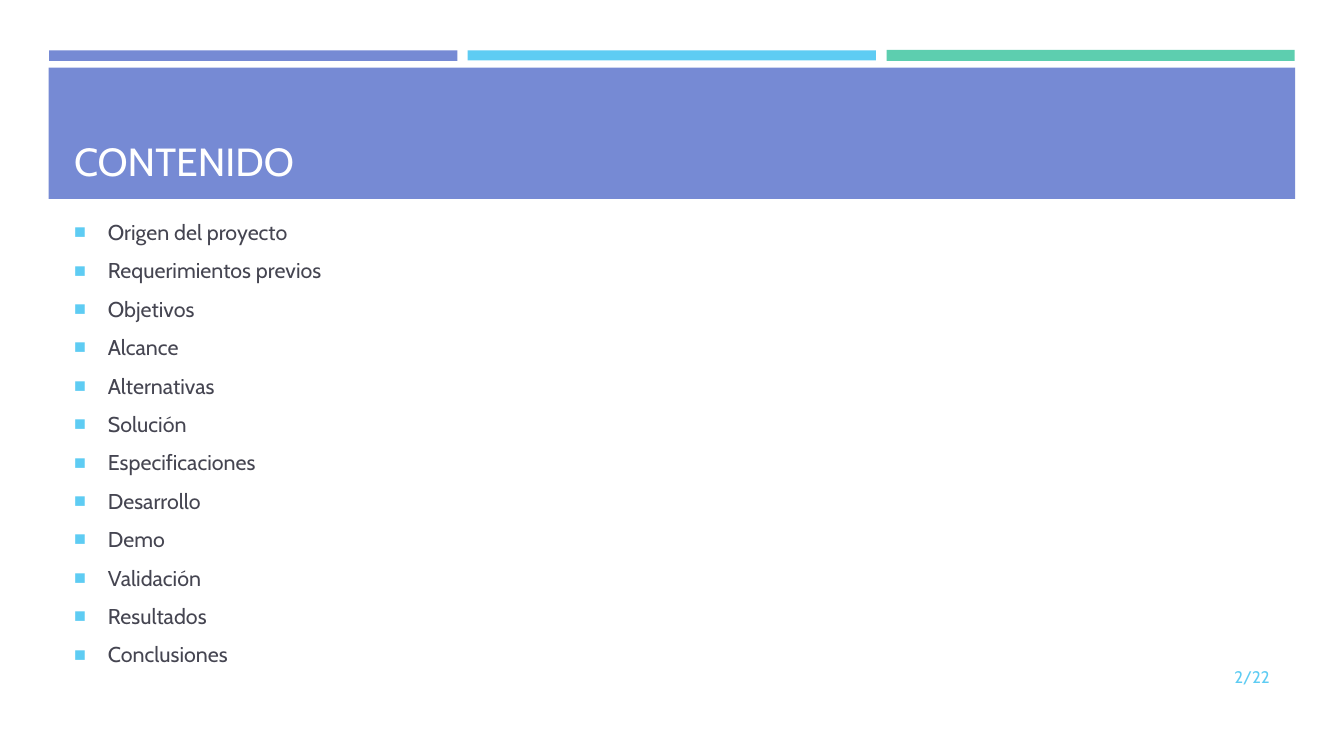
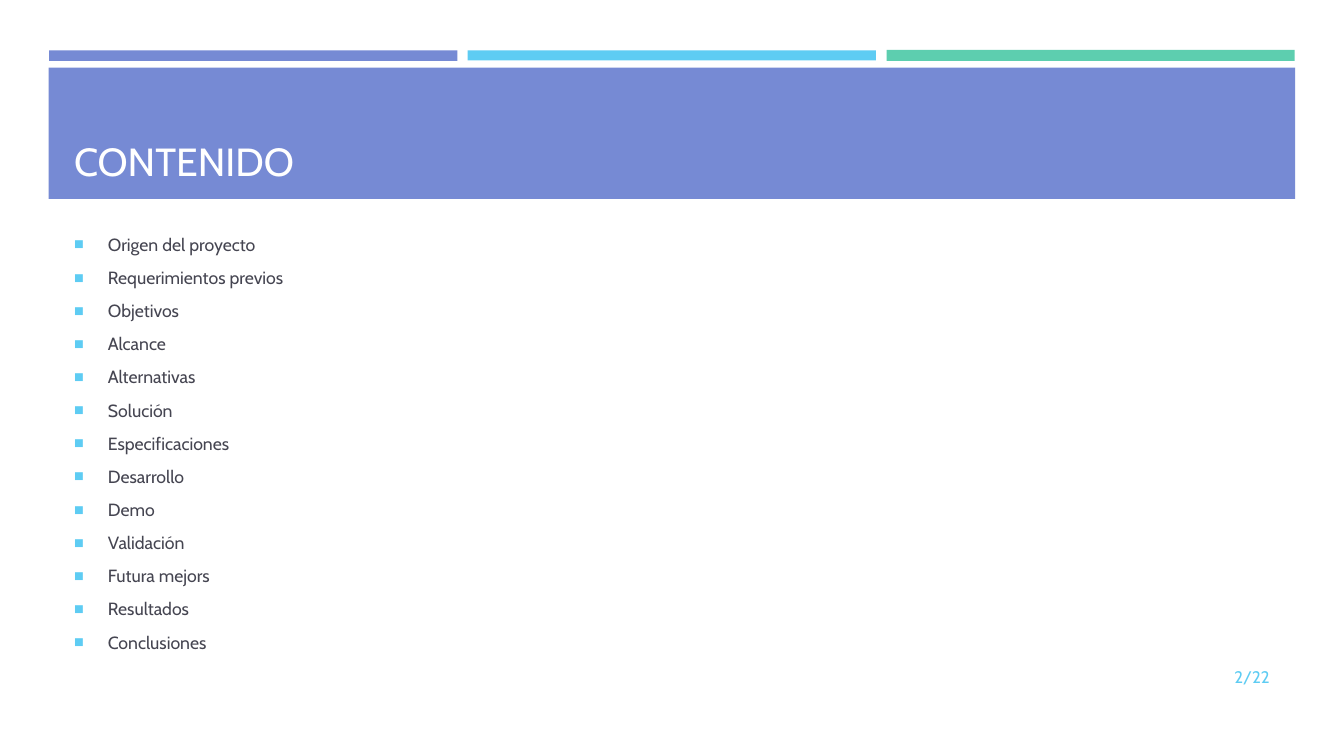
Before and after one commit to mdlunag/tfg, a slide deck: slide 2 of tfg_presentacio.pptx. Drawn at 1344x756 pixels with LibreOffice and Linux fonts; fonts in the diff are those of the drawing. Boxes give left, top, right and bottom in pixels: in the first picture for what was removed or moved away, otherwise in the second. Text is boxed around its words. In the diff, an @@ line names an element or a change of style, - is before the commit and + after.

```diff
--- a/tfg_presentacio.pptx
+++ b/tfg_presentacio.pptx
@@ text at <box>108,237,284,649</box>: size 15.3 to 12.6 pt @@
@@ text at <box>108,569,210,586</box>: paragraph added @@
+■ Futura mejors
```
Also in this commit, not shown: 10 other slides changed.
